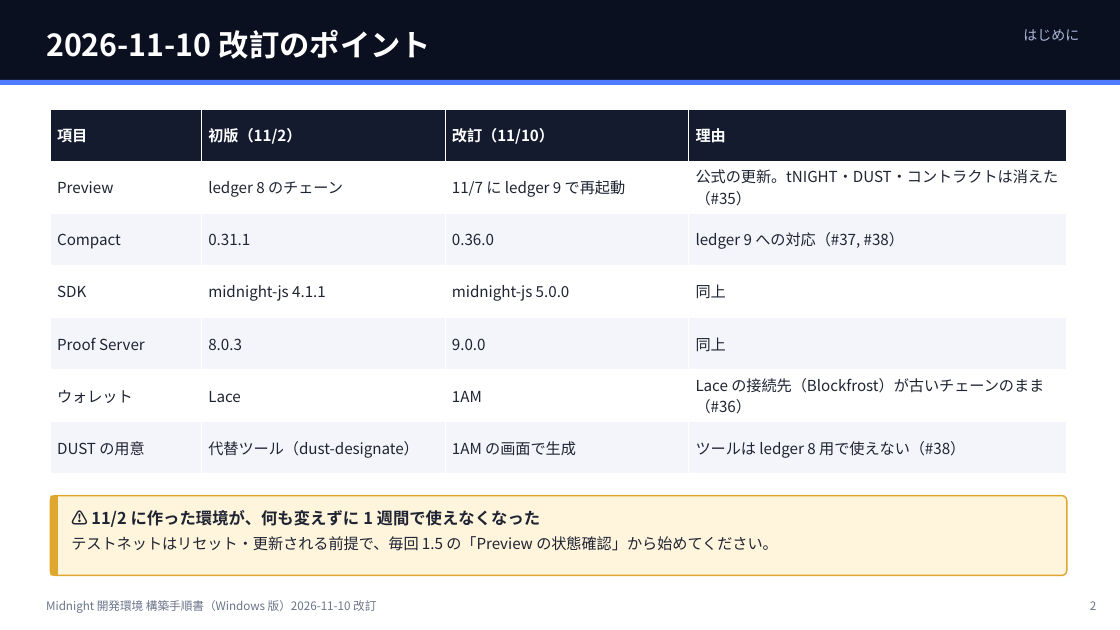
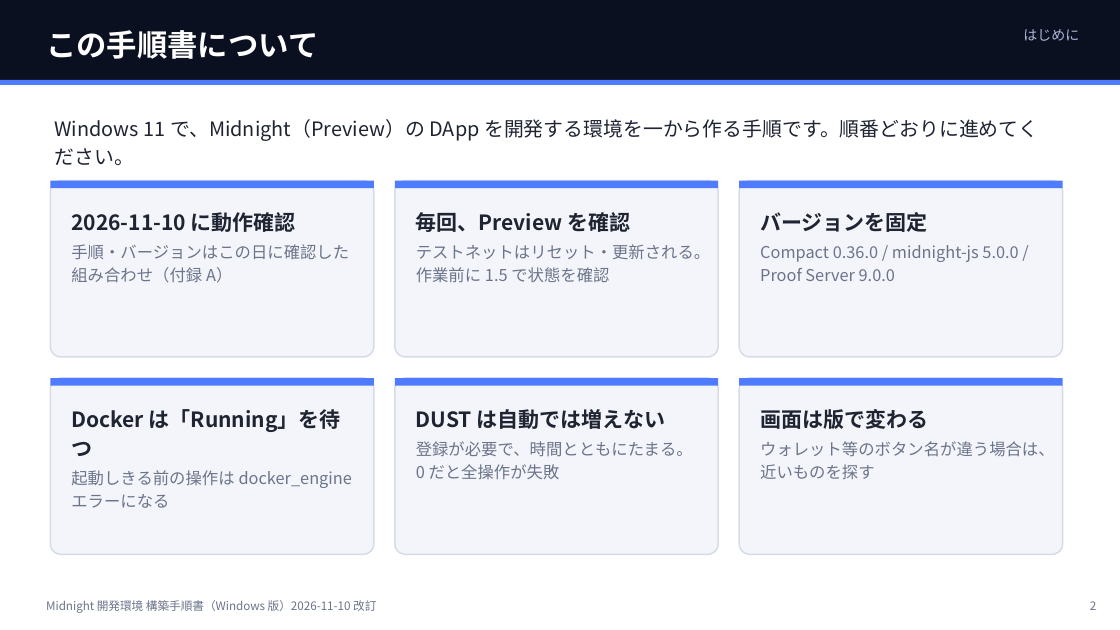
Before and after one commit to 101nimura/midnight_td_demo, a slide deck: slide 2 of docs/SETUP.pptx. Drawn at 1120x630 pixels with LibreOffice and Linux fonts; fonts in the diff are those of the drawing. Boxes give left, top, right and bottom in pixels: in the first picture for what was removed or moved away, otherwise in the second. Text is boxed around its words. In the diff, an @@ line names an element or a change of style, - is before the commit and + after.

```diff
--- a/docs/SETUP.pptx
+++ b/docs/SETUP.pptx
@@ text at box(46, 30, 318, 59): text changed @@
-2026-11-10 改訂のポイント
+この手順書について
@@ table removed at box(50, 109, 1067, 474), 7 rows, 4 columns @@
-項目 | 初版（11/2） | 改訂（11/10） | 理由
-Preview | ledger 8 のチェーン | 11/7 に ledger 9 で再起動 | 公式の更新。tNIGHT・DUST・コントラクトは消えた（#35）
-Compact | 0.31.1 | 0.36.0 | ledger 9 への対応（#37, #38）
-SDK | midnight-js 4.1.1 | midnight-js 5.0.0 | 同上
-Proof Server | 8.0.3 | 9.0.0 | 同上
-ウォレット | Lace | 1AM | Lace の接続先（Blockfrost）が古いチェーンのまま（#36）
-DUST の用意 | 代替ツール（dust-designate） | 1AM の画面で生成 | ツールは ledger 8 用で使えない（#38）
@@ text added at box(55, 119, 1038, 165), 17 pt, text #1F2433 @@
+Windows 11 で、Midnight（Preview）の DApp を開発する環境を一から作る手順です。順番どおりに進めてください。
@@ rounded rectangle: place and size @@
-rounded rectangle at box(50, 496, 1067, 576)
+rounded rectangle at box(50, 181, 374, 357)
@@ rounded rectangle at box(50, 181, 374, 357): fill #FFF4DC to #F3F5FA; outline #E0A72E 1.25 pt to #D5DBE8 1.25 pt @@
@@ rectangle added at box(50, 181, 374, 188), fill #4F7CFF @@
@@ rounded rectangle added at box(395, 181, 718, 357), fill #F3F5FA, outline #D5DBE8 1.25 pt @@
@@ rectangle added at box(395, 181, 718, 188), fill #4F7CFF @@
@@ rounded rectangle added at box(739, 181, 1063, 357), fill #F3F5FA, outline #D5DBE8 1.25 pt @@
@@ rectangle added at box(739, 181, 1063, 188), fill #4F7CFF @@
@@ text at box(71, 212, 349, 283): text changed; size 13 to 14 pt; text colour #1F2433 to #6B748A @@
-⚠ 11/2 に作った環境が、何も変えずに 1 週間で使えなくなった
-テストネットはリセット・更新される前提で、毎回 1.5 の「Preview の状態確認」から始めてください。
+2026-11-10 に動作確認
+手順・バージョンはこの日に確認した組み合わせ（付録 A）
@@ text added at box(416, 212, 711, 282), 14 pt, text #6B748A @@
+毎回、Preview を確認
+テストネットはリセット・更新される。作業前に 1.5 で状態を確認
@@ text added at box(760, 212, 1018, 281), 14 pt, text #6B748A @@
+バージョンを固定
+Compact 0.36.0 / midnight-js 5.0.0 / Proof Server 9.0.0
@@ rounded rectangle added at box(50, 378, 374, 555), fill #F3F5FA, outline #D5DBE8 1.25 pt @@
@@ rectangle added at box(50, 378, 374, 386), fill #4F7CFF @@
@@ rounded rectangle added at box(395, 378, 718, 555), fill #F3F5FA, outline #D5DBE8 1.25 pt @@
@@ rectangle added at box(395, 378, 718, 386), fill #4F7CFF @@
@@ rounded rectangle added at box(739, 378, 1063, 555), fill #F3F5FA, outline #D5DBE8 1.25 pt @@
@@ rectangle added at box(739, 378, 1063, 386), fill #4F7CFF @@
@@ text added at box(71, 409, 352, 508), 14 pt, text #6B748A @@
+Docker は「Running」を待つ
+起動しきる前の操作は docker_engine エラーになる
@@ text added at box(416, 409, 693, 479), 14 pt, text #6B748A @@
+DUST は自動では増えない
+登録が必要で、時間とともにたまる。0 だと全操作が失敗
@@ text added at box(760, 409, 1055, 479), 14 pt, text #6B748A @@
+画面は版で変わる
+ウォレット等のボタン名が違う場合は、近いものを探す
@@ rectangle removed at box(50, 496, 58, 576) @@
```
Also in this commit, not shown: 14 other slides changed, 2 other files.
